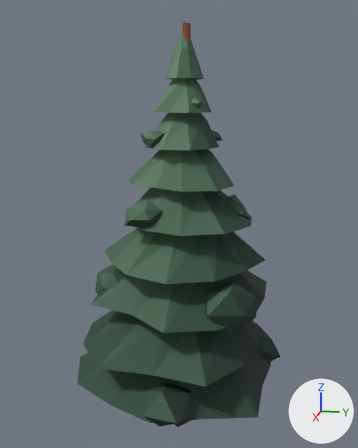
A saved change to the glTF model examples/generated/harvest-frontier-trees/conifer-spire.glb.
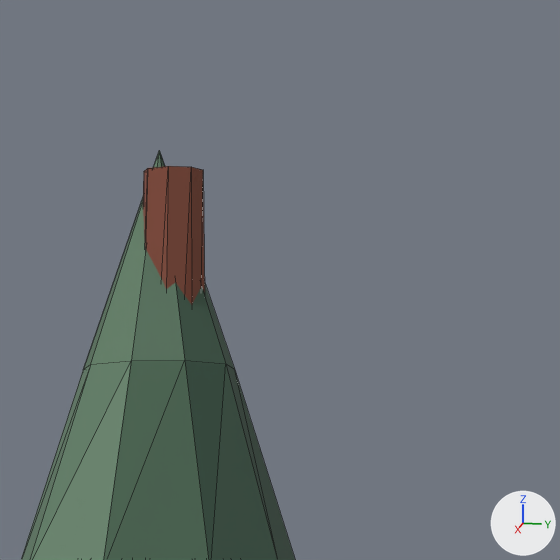
Each version is shown whole from a 50 mm lens placed at (8.83, 1.67, 6.11), pointed at (0.09, -0.08, 3.93), then close up on the part from 46% to 67% of the width and 0% to 17% of the height. Lighting does not change. The marker at lower right points along +X, +Y and +Z. The older version's two pictures come first. The close-ups show mesh edges as thin lines. Where no turn or scale is listed for an object, it has been applied to the vertices. Vertices at exactly the same position are counted once.

Names of what the first close-up shows: 'canopy', 'trunk'.
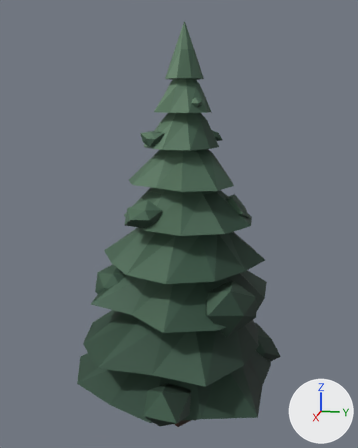
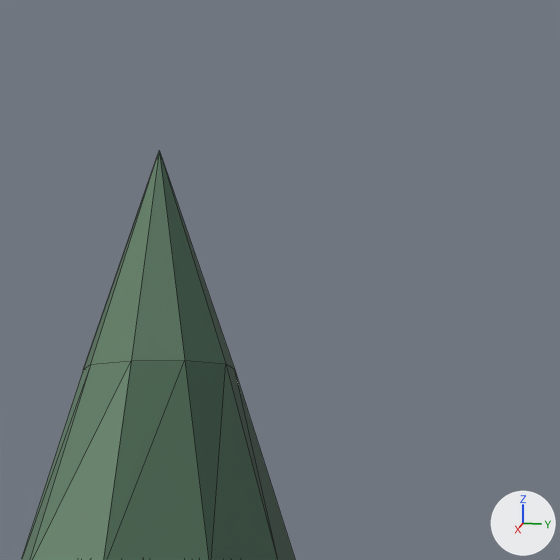
What differs and where, as boxes [x1, y1, x2, y2] in the close-ups (560 x 560 px):
'trunk', reshaped (not visible afterwards)
    before: [143, 166, 205, 305]

What changed in the scene script:
```text
Change me_mesh_0:
    used by ob_trunk; location = (0.0, 0.0, 0.0)
    remove me_mesh_0.from_pydata(...)  # 111 vertices, 196 faces; spans x -0.57..0.6, y -0.56..0.51, z 0.0..7.4
    add me_mesh_0.from_pydata(...)  # 111 vertices, 196 faces; spans x -0.57..0.6, y -0.56..0.51, z 0.0..6.85
    me_mesh_0 part 1: the loose piece of 51 vertices spanning x -0.39..0.6, y -0.48..0.49, z 0.0..7.4 is scaled about the mesh origin by (1, 1, 0.926)
    other edits to the shape of me_mesh_0 do not show in these pictures
```
